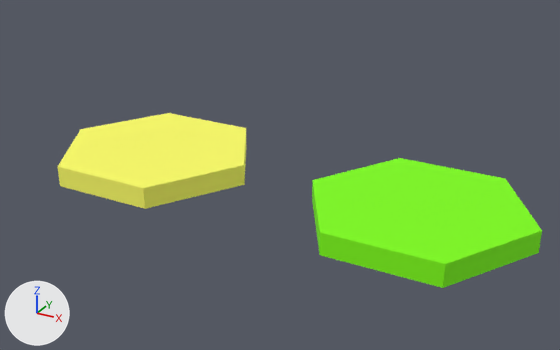
The COLLADA model models/hex-tiles.dae as it was, and as the next commit left it.
Camera for both pictures: a 50 mm camera at (3.51, -2.42, 1.51) aimed at (1.66, 0.95, -0.17). The axes (+X, +Y, +Z) are drawn at lower left. The lights are the same throughout. Where no turn or scale is listed for an object, it has been applied to the vertices.

Objects in the first picture: 'MAS_C_T_DEFAULT_TILE', 'MAS_C_T_GRASS_TILE'.
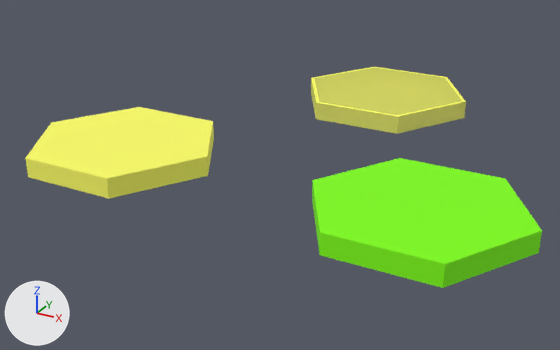
Location of each change, [x1, y1, x2, y2] in pixels of the pictures (560 x 350 px):
```json
{"object": "MAS_C_T_DEFAULT_TILE", "change": "moved", "before": [58, 113, 247, 209], "after": [25, 107, 214, 199]}
{"object": "MAS_PLACEHOLDER_TILE", "change": "added", "after": [311, 67, 466, 134], "on screen": "yellow", "faces in mat_material_26 (yellow #feff66)": [311, 68, 466, 134], "faces in mat_material_12 (yellow #feff66)": [311, 67, 466, 117]}
```

Edits to the scene script, one JSON object a line:
```json
{"op": "add", "block": "mat_material_26", "code": ["mat_material_26 = principled_material('material_26')", "mat_material_26.base_color = (0.991, 1.0, 0.133)  # yellow #feff66", "mat_material_26.roughness = 0.9", "mat_material_26.alpha = 0.533"]}
{"op": "add", "block": "me_mas_placeholder_tile", "code": ["me_mas_placeholder_tile = bpy.data.meshes.new('MAS_PLACEHOLDER_TILE')", "me_mas_placeholder_tile.from_pydata(...)  # 18 vertices, 32 faces; spans x 0.0..1.0, y 0.0..0.866, z 0.0..0.1", "# faces by material slot: [20, 12]", "me_mas_placeholder_tile.materials.append(mat_material_26)  # yellow #feff66", "me_mas_placeholder_tile.materials.append(mat_material_12)  # yellow #feff66"]}
{"op": "set", "path": "ob_mas_c_t_default_tile.location", "old": "(0.75, 0.0, 0.0)", "new": "(0.541, 0.005, 0.0)"}
{"op": "add", "block": "ob_mas_placeholder_tile", "code": ["ob_mas_placeholder_tile = bpy.data.objects.new('MAS_PLACEHOLDER_TILE', me_mas_placeholder_tile)", "ob_mas_placeholder_tile.location = (1.385, 1.421, 0.0)"]}
```
